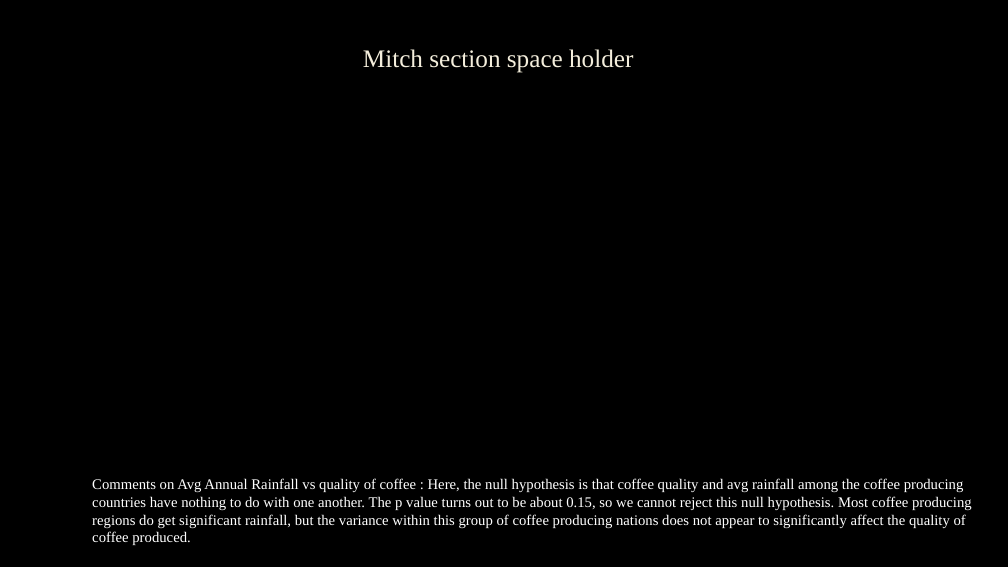
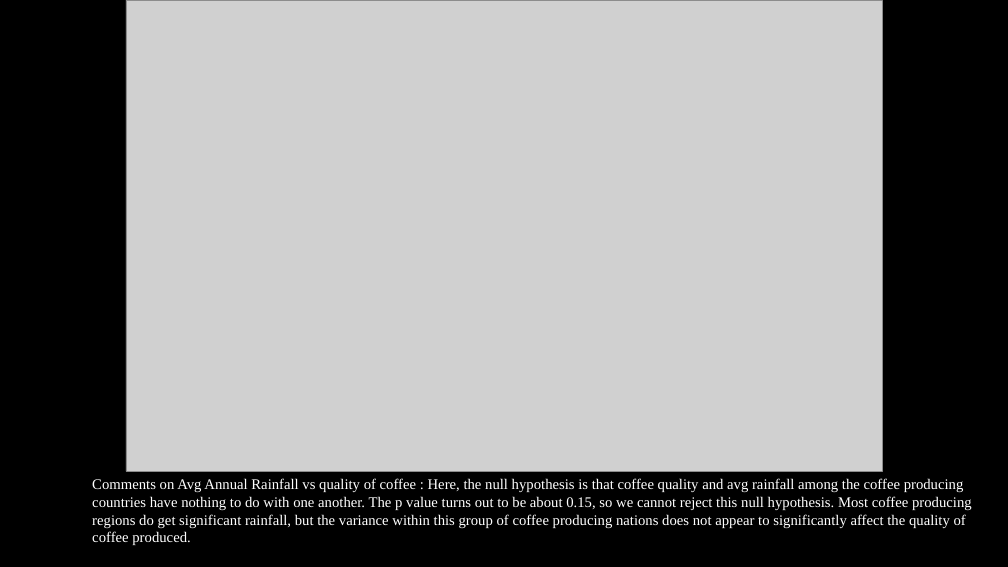
Before and after one commit to colinroberts-data-analytics-portfolio/project1, a slide deck: slide 9 of A Study of Coffee Production.pptx. Drawn at 1008x567 pixels with LibreOffice and Linux fonts; fonts in the diff are those of the drawing; grey boxes stand for pictures; background and template pictures are left out. Boxes give left, top, right and bottom in pixels: in the first picture for what was removed or moved away, otherwise in the second. Text is boxed around its words. In the diff, an @@ line names an element or a change of style, - is before the commit and + after.

```diff
--- a/A Study of Coffee Production.pptx
+++ b/A Study of Coffee Production.pptx
@@ picture added at <box>126,0,882,471</box> @@
@@ title removed at <box>363,49,633,73</box> @@
-Mitch section space holder
```
Also in this commit, not shown: 3 other slides changed.
